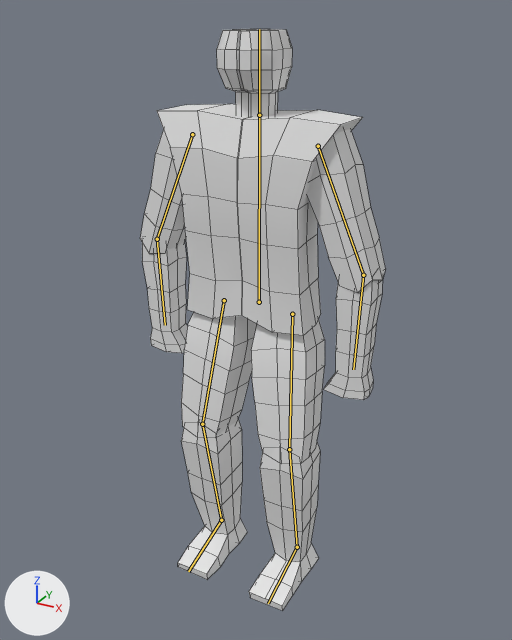
The Blender file Godot/Blender/Shambler/shambler.blend: old version first, new version second.
Before and after are seen from a 50 mm camera at (1.62, -2.99, 3.03) aimed at (0.02, -0.08, 1.58). The lights are fixed; the arrows at lower left show +X, +Y and +Z. The bones that bend it are drawn over the model as lines. Mesh edges are drawn as thin lines.
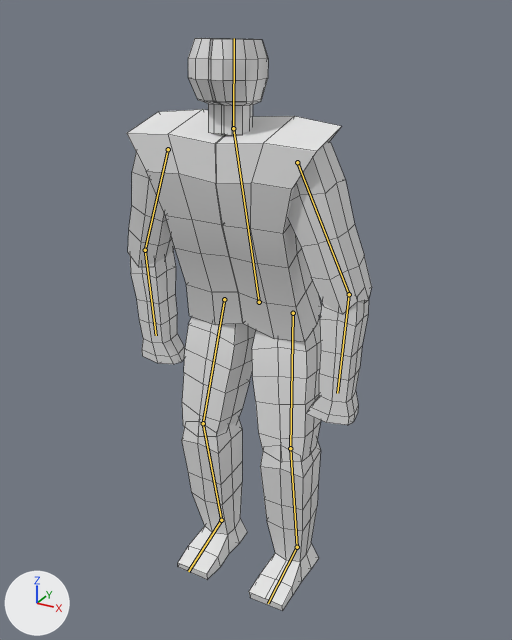
Commit message: Hack in general cooldown for shambler

The newer file adds an action. The first version stands in its rest pose; the second is drawn at frame 30 of the action 'general_cooldown'.

Boxes [x1, y1, x2, y2] around the edits, measured in the pictures (512 x 640 px):
'Cube', posed
    before: [140, 29, 385, 611]
    after: [127, 38, 372, 611]
bone 'body', root to tip
    before: (259, 302) to (259, 115)
    after: (259, 302) to (233, 128)
bone 'head', root to tip
    before: (259, 115) to (259, 29)
    after: (233, 128) to (234, 38)
bone 'upperarm.l', root to tip
    before: (318, 146) to (363, 275)
    after: (297, 162) to (349, 294)
bone 'lowerarm.l', root to tip
    before: (363, 275) to (353, 369)
    after: (349, 294) to (337, 393)
bone 'upperarm.r', root to tip
    before: (192, 134) to (157, 239)
    after: (168, 149) to (145, 250)
bone 'lowerarm.r', root to tip
    before: (157, 239) to (165, 325)
    after: (145, 250) to (156, 335)

Patch to the scene script:
```diff
--- a/Godot/Blender/Shambler/shambler.blend.py
+++ b/Godot/Blender/Shambler/shambler.blend.py
@@ bone_body @@
 bone_body = bpy.data.objects['Armature'].pose.bones['body']
-bone_body.rotation_quaternion = (1.0, 0.0, 0.0, 0.0)  # degrees (0, 0, 0)
+bone_body.rotation_quaternion = (0.992, 0.0, 0.0, 0.128)  # degrees (0, 0, 15)
@@ bone_head @@
 bone_head = bpy.data.objects['Armature'].pose.bones['head']  # child of 'body'
-bone_head.rotation_quaternion = (1.0, 0.0, 0.0, 0.0)  # degrees (0, 0, 0)
+bone_head.rotation_quaternion = (0.989, 0.0, 0.0, -0.147)  # degrees (0, 0, -17)
@@ bone_upperarm_l @@
 bone_upperarm_l = bpy.data.objects['Armature'].pose.bones['upperarm.l']  # child of 'body'
-bone_upperarm_l.rotation_quaternion = (1.0, 0.0, 0.0, 0.0)  # degrees (0, 0, 0)
+bone_upperarm_l.rotation_quaternion = (0.995, 0.0, -0.04, 0.089)  # degrees (0, -5, 10)
@@ bone_lowerarm_l @@
 bone_lowerarm_l = bpy.data.objects['Armature'].pose.bones['lowerarm.l']  # child of 'upperarm.l'
-bone_lowerarm_l.rotation_quaternion = (1.0, 0.0, 0.0, 0.0)  # degrees (0, 0, 0)
+bone_lowerarm_l.rotation_quaternion = (0.999, 0.0, 0.002, 0.051)  # degrees (0, 0, 6)
@@ bone_upperarm_r @@
 bone_upperarm_r = bpy.data.objects['Armature'].pose.bones['upperarm.r']  # child of 'body'
-bone_upperarm_r.rotation_quaternion = (1.0, 0.0, 0.0, 0.0)  # degrees (0, 0, 0)
+bone_upperarm_r.rotation_quaternion = (0.999, 0.0, 0.015, 0.035)  # degrees (0, 2, 4)
@@ bone_lowerarm_r @@
 bone_lowerarm_r = bpy.data.objects['Armature'].pose.bones['lowerarm.r']  # child of 'upperarm.r'
-bone_lowerarm_r.rotation_quaternion = (1.0, 0.0, 0.0, 0.0)  # degrees (0, 0, 0)
+bone_lowerarm_r.rotation_quaternion = (0.997, 0.0, -0.003, 0.071)  # degrees (0, 0, 8)
```
